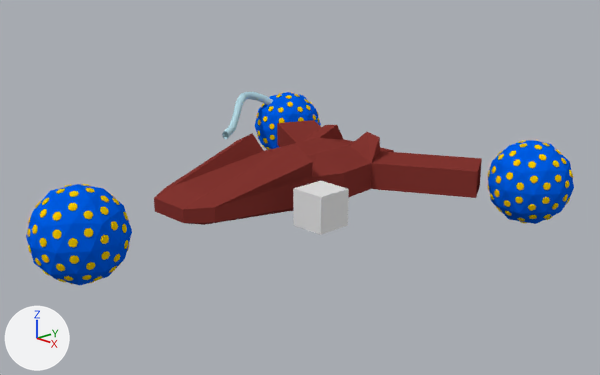
A saved change to the Blender file models/spaceship1.blend.
One viewpoint serves both versions: a 50 mm camera at (33.7, -30.8, 13.8) aimed at (1.4, 0.1, -0.2). Arrows for +X, +Y and +Z are at lower left; the lights stay in place.

The older version as bpy lines, for what is in view:
```python
me_cube_001 = bpy.data.meshes.new('Cube.001')
me_cube_001.from_pydata(...)  # 84 vertices, 88 faces; spans x -5.57..5.57, y -5.22..6.38, z -1.0..1.7
# faces by material slot: [83, 5]
me_cube_001.materials.append(mat_ship)  # red #853631
me_cube_001.materials.append(mat_blackness)  # black #000000
me_cube_003 = bpy.data.meshes.new('Cube.003')
me_cube_003.from_pydata(...)  # a box spanning x -1.0..1.0, y -1.0..1.0, z -1.0..1.0
me_icosphere = bpy.data.meshes.new('Icosphere')
me_icosphere.from_pydata(...)  # 2602 vertices, 2160 faces; spans x -0.97..0.97, y -1.0..1.0, z -1.0..1.0
# faces by material slot: [80, 2080]
me_icosphere.materials.append(mat_ball)  # blue #005de7
me_icosphere.materials.append(mat_probes)  # yellow #e7c500
ob_cube = bpy.data.objects.new('Cube', me_cube_001)
ob_cube.location = (0.0, 0.0, 0.0)
ob_cube.scale = (1.49, 1.49, 1.49)
ob_cube_001 = bpy.data.objects.new('Cube.001', me_cube_003)
ob_cube_001.location = (5.0, -1.81, 0.0)
ob_icosphere_002 = bpy.data.objects.new('Icosphere.002', me_icosphere)
ob_icosphere_002.location = (-0.05, -12.82, 0.0)
ob_icosphere_002.scale = (2.44, 2.44, 2.44)
ob_icosphere_002.use_instance_vertices_rotation = True
# also in view: 'Icosphere.001' at (10.1, 9.9, 0.0); 'Icosphere' at (-9.8, 9.7, 0.0); 'BezierCurve' at (-10.0, 5.9, 1.5)
```
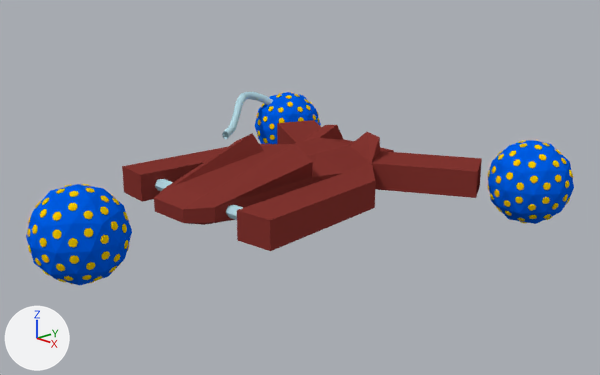
Commit message: Spaceship more stuff

Edits to the bpy script that builds the scene:
```text
Change me_cube_001:
    used by ob_cube; location = (0.0, 0.0, 0.0); scale = (1.49, 1.49, 1.49)
    remove me_cube_001.from_pydata(...)  # 84 vertices, 88 faces; spans x -5.57..5.57, y -5.22..6.38, z -1.0..1.7
    add me_cube_001.from_pydata(...)  # 96 vertices, 102 faces; spans x -5.57..5.57, y -5.22..6.38, z -1.0..1.7
    me_cube_001 part 1
    2 faces are deleted
    6 vertices are added at (-2.78, -4.49, -0.52), (-4.24, -4.34, -0.52), (-3.69, 1.24, -0.52), (3.69, 1.24, -0.52), (2.78, -4.49, -0.52), (4.24, -4.34, -0.52)
    6 new vertices lie (0.0, 0.0, 1.04) away from vertices in x -4.24..4.24, y -4.49..1.24, z -0.52
    16 new faces join them, mat_ship (red #853631)
Add me_cylinder_003:
    me_cylinder_003.from_pydata(...)  # a 6-sided cylinder along z spanning x -0.57..0.57, y -0.5..0.5, z -1.0..1.0
    me_cylinder_003.materials.append(mat_pipe)  # cyan #b7dce7
Remove ob_cube_001:
    ob_cube_001 = bpy.data.objects.new('Cube.001', me_cube_003)
    ob_cube_001.location = (5.0, -1.81, 0.0)
Add ob_cylinder_001:
    ob_cylinder_001 = bpy.data.objects.new('Cylinder.001', me_cylinder_003)
    ob_cylinder_001.location = (0.0, -5.51, 0.0)
    ob_cylinder_001.rotation_euler = (1.571, 0.0, 1.571)  # degrees (90, 0, 90)
    ob_cylinder_001.scale = (0.609, 0.609, 4.06)
```

Changed parts and their boxes [x1, y1, x2, y2] in the pictures (600 x 375 px):
'Cube', reshaped (10% wider, 25% taller): before [154, 120, 482, 225]; after [122, 120, 482, 251]
'Cube.001', deleted: before [293, 181, 349, 235]
'Cylinder.001', added: after [155, 179, 243, 220]
part 1 of me_cube_001, built on: before [343, 164, 371, 198]; after [122, 144, 376, 251]
